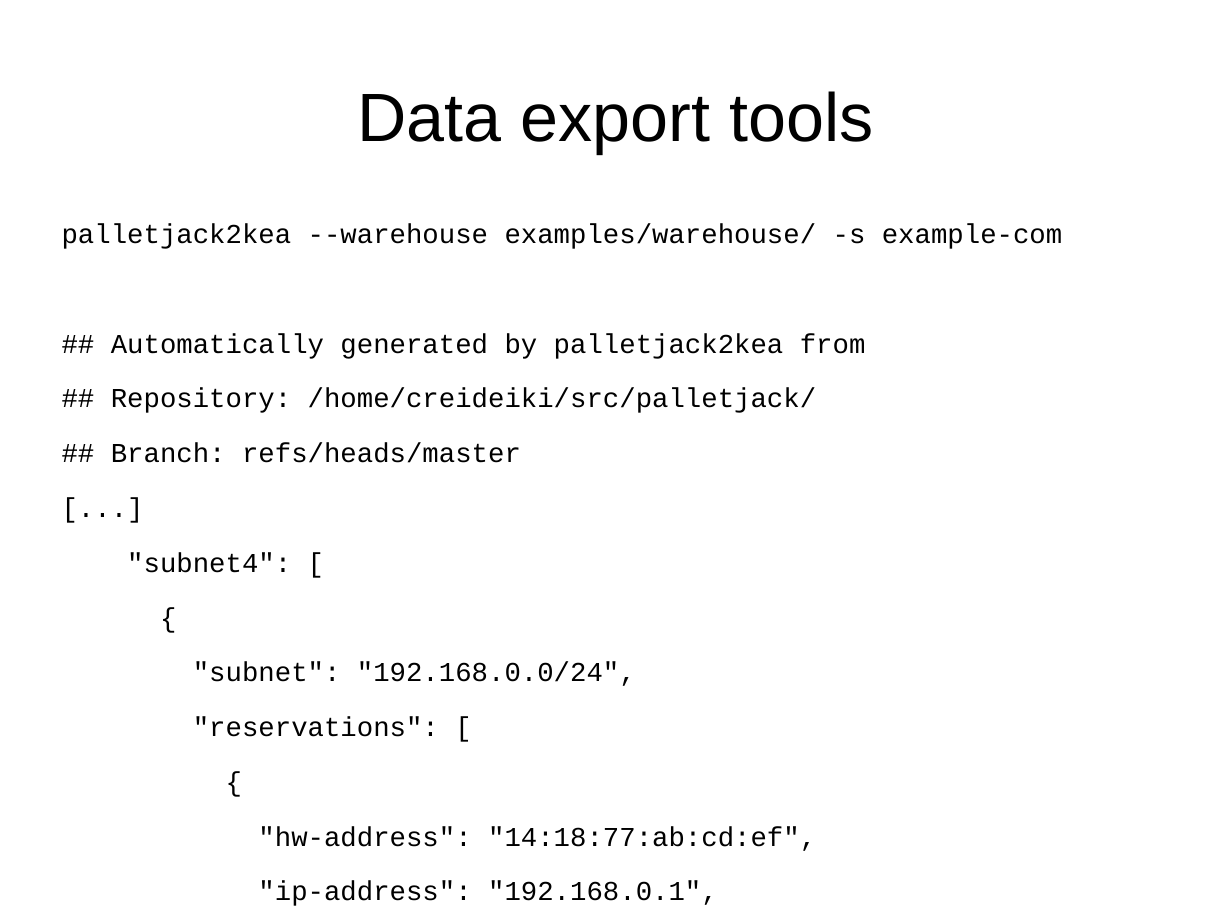
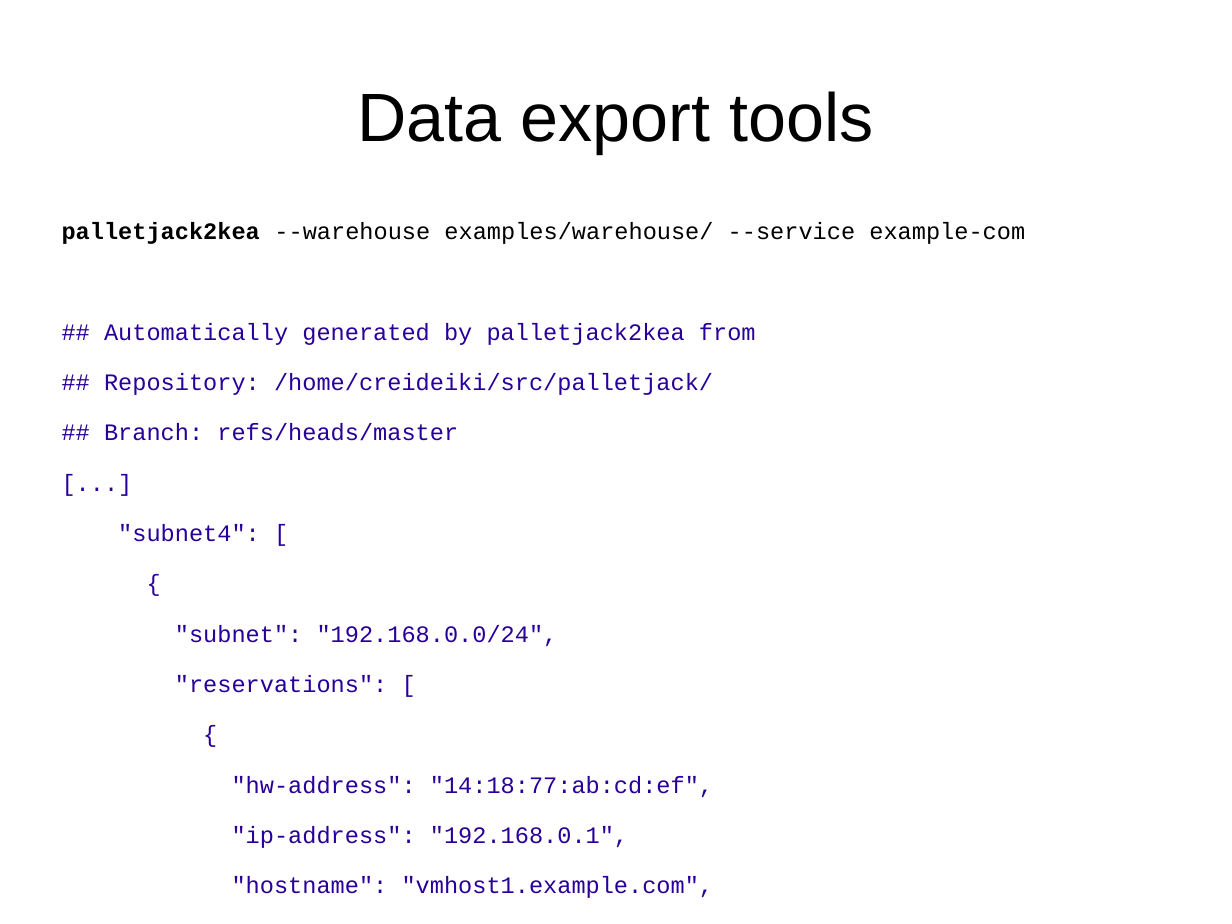
Before and after one commit to saab-simc-admin/palletjack, a slide deck: slide 7 of lca2017-presentation.odp (slide 6 before the commit). Drawn at 1232x924 pixels with LibreOffice and Linux fonts; fonts in the diff are those of the drawing. Boxes give left, top, right and bottom in pixels: in the first picture for what was removed or moved away, otherwise in the second. Text is boxed around its words. In the diff, an @@ line names an element or a change of style, - is before the commit and + after.

```diff
--- a/lca2017-presentation.odp
+++ b/lca2017-presentation.odp
@@ text at [62, 222, 1025, 244]: text changed; size 17.6 to 15.2 pt @@
-palletjack2kea --warehouse examples/warehouse/ -s example-com
+palletjack2kea --warehouse examples/warehouse/ --service example-com
@@ text at [104, 323, 756, 848]: size 17.6 to 15.2 pt, text colour #000000 to #280099 in "## Automatically generated by palletjack2kea from", "## Repository: /home/creideiki/src/palletjack/", "## Branch: refs/heads/master", "[...]" and 9 more places @@
```
Also in this commit, not shown: 6 other slides changed, 1 slide added.
